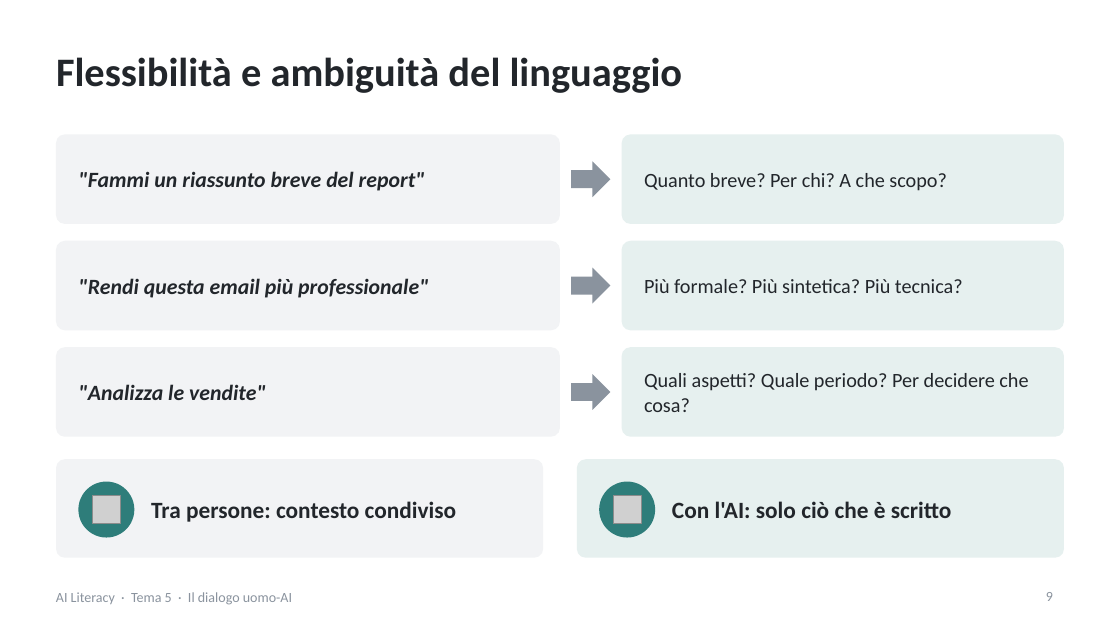
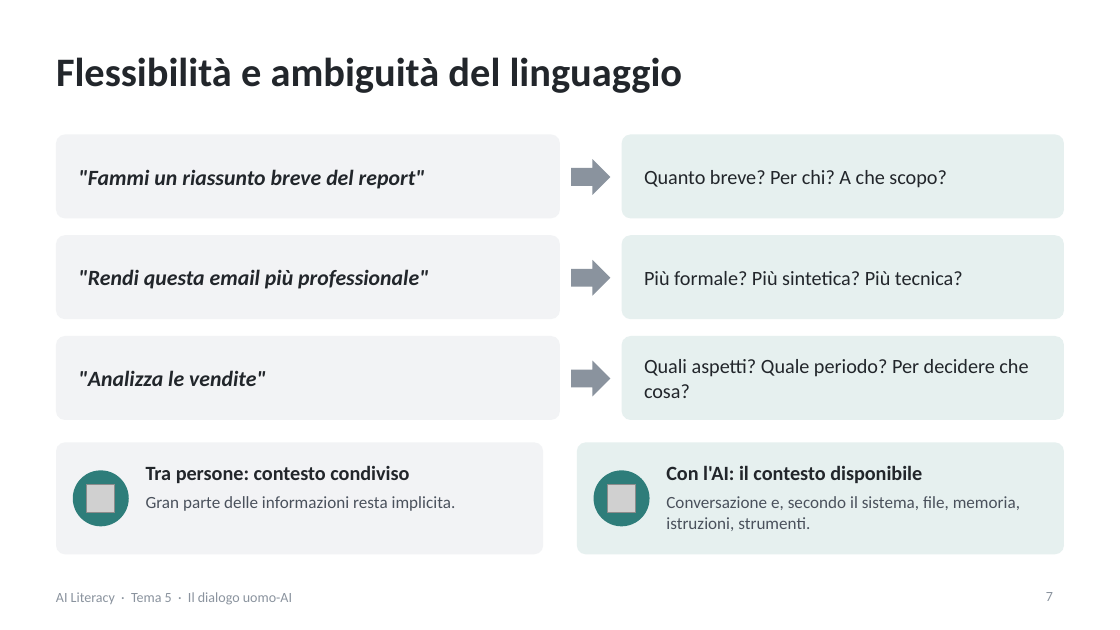
Before and after one commit to NetAi-IT/Formazione-AI-Literacy-Official, a slide deck: slide 7 of Base/Tema5_Dialogo_uomo_AI.pptx (slide 9 before the commit). Drawn at 1120x630 pixels with LibreOffice and Linux fonts; fonts in the diff are those of the drawing; grey boxes stand for pictures. Boxes give left, top, right and bottom in pixels: in the first picture for what was removed or moved away, otherwise in the second. Text is boxed around its words. In the diff, an @@ line names an element or a change of style, - is before the commit and + after.

```diff
--- a/Base/Tema5_Dialogo_uomo_AI.pptx
+++ b/Base/Tema5_Dialogo_uomo_AI.pptx
@@ rounded rectangle resized from (x1=56, y1=134, x2=560, y2=224) to (x1=56, y1=134, x2=560, y2=218) @@
@@ rounded rectangle resized from (x1=622, y1=134, x2=1064, y2=224) to (x1=622, y1=134, x2=1064, y2=218) @@
@@ rounded rectangle resized from (x1=56, y1=241, x2=560, y2=330) to (x1=56, y1=235, x2=560, y2=319) @@
@@ text ""Rendi questa email più professionale"" moved from (x1=78, y1=278, x2=429, y2=298) to (x1=78, y1=269, x2=429, y2=289) @@
@@ rounded rectangle resized from (x1=622, y1=241, x2=1064, y2=330) to (x1=622, y1=235, x2=1064, y2=319) @@
@@ text "Più formale? Più sintetica? Più ..." moved from (x1=644, y1=279, x2=963, y2=293) to (x1=644, y1=271, x2=963, y2=285) @@
@@ right arrow moved from (x1=571, y1=268, x2=610, y2=304) to (x1=571, y1=260, x2=610, y2=296) @@
@@ rounded rectangle resized from (x1=56, y1=347, x2=560, y2=437) to (x1=56, y1=336, x2=560, y2=420) @@
@@ text ""Analizza le vendite"" moved from (x1=78, y1=384, x2=266, y2=400) to (x1=78, y1=370, x2=266, y2=386) @@
@@ rounded rectangle resized from (x1=622, y1=347, x2=1064, y2=437) to (x1=622, y1=336, x2=1064, y2=420) @@
@@ text "Quali aspetti? Quale periodo? Per ..." moved from (x1=644, y1=373, x2=1028, y2=412) to (x1=644, y1=359, x2=1028, y2=398) @@
@@ right arrow moved from (x1=571, y1=374, x2=610, y2=410) to (x1=571, y1=361, x2=610, y2=396) @@
@@ rounded rectangle resized from (x1=56, y1=459, x2=543, y2=558) to (x1=56, y1=442, x2=543, y2=554) @@
@@ proportions changed in 8 elements at (x1=56, y1=134, x2=560, y2=218), (x1=622, y1=134, x2=1064, y2=218), (x1=56, y1=235, x2=560, y2=319), (x1=622, y1=235, x2=1064, y2=319), (x1=56, y1=442, x2=543, y2=554), (x1=56, y1=336, x2=560, y2=420), (x1=622, y1=336, x2=1064, y2=420), (x1=577, y1=442, x2=1064, y2=554) @@
@@ rounded rectangle resized from (x1=577, y1=459, x2=1064, y2=558) to (x1=577, y1=442, x2=1064, y2=554) @@
@@ text "Tra persone: contesto condiviso" moved from (x1=151, y1=501, x2=456, y2=522) to (x1=146, y1=465, x2=409, y2=483) @@
@@ text "Tra persone: contesto condiviso" at (x1=146, y1=465, x2=409, y2=483): size 15 to 13 pt @@
@@ 2 pictures, 2 ellipses moved together from (x1=78, y1=482, x2=655, y2=538) to (x1=73, y1=470, x2=650, y2=526) @@
@@ text at (x1=666, y1=465, x2=922, y2=483): text changed; size 15 to 13 pt @@
-Con l'AI: solo ciò che è scritto
+Con l'AI: il contesto disponibile
@@ text added at (x1=146, y1=496, x2=456, y2=511), 11 pt, text #4A515C @@
+Gran parte delle informazioni resta implicita.
@@ text added at (x1=666, y1=496, x2=1020, y2=531), 11 pt, text #4A515C @@
+Conversazione e, secondo il sistema, file, memoria, istruzioni, strumenti.
@@ page number at (x1=1046, y1=592, x2=1053, y2=601): text changed @@
-9
+7
```
Also in this commit, not shown: 35 other slides changed, 9 slides added, 24 slides removed, 1 other file.
